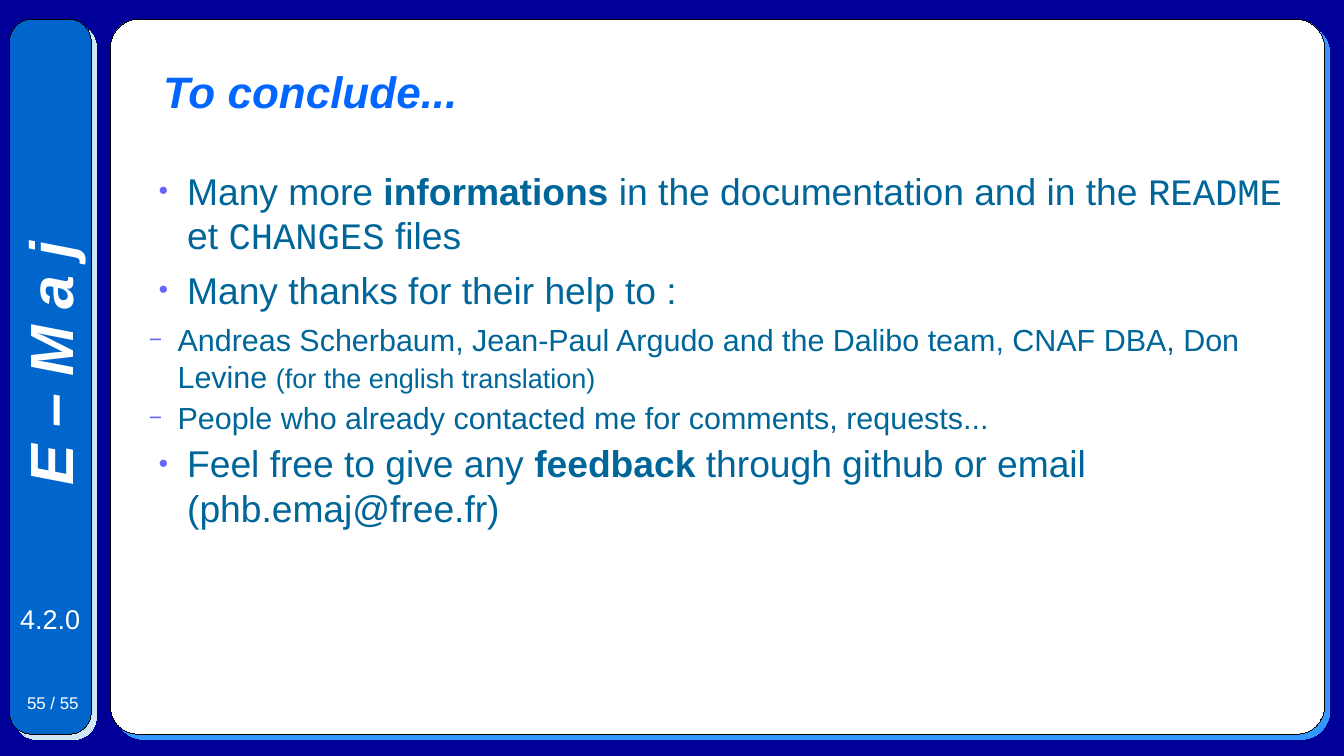
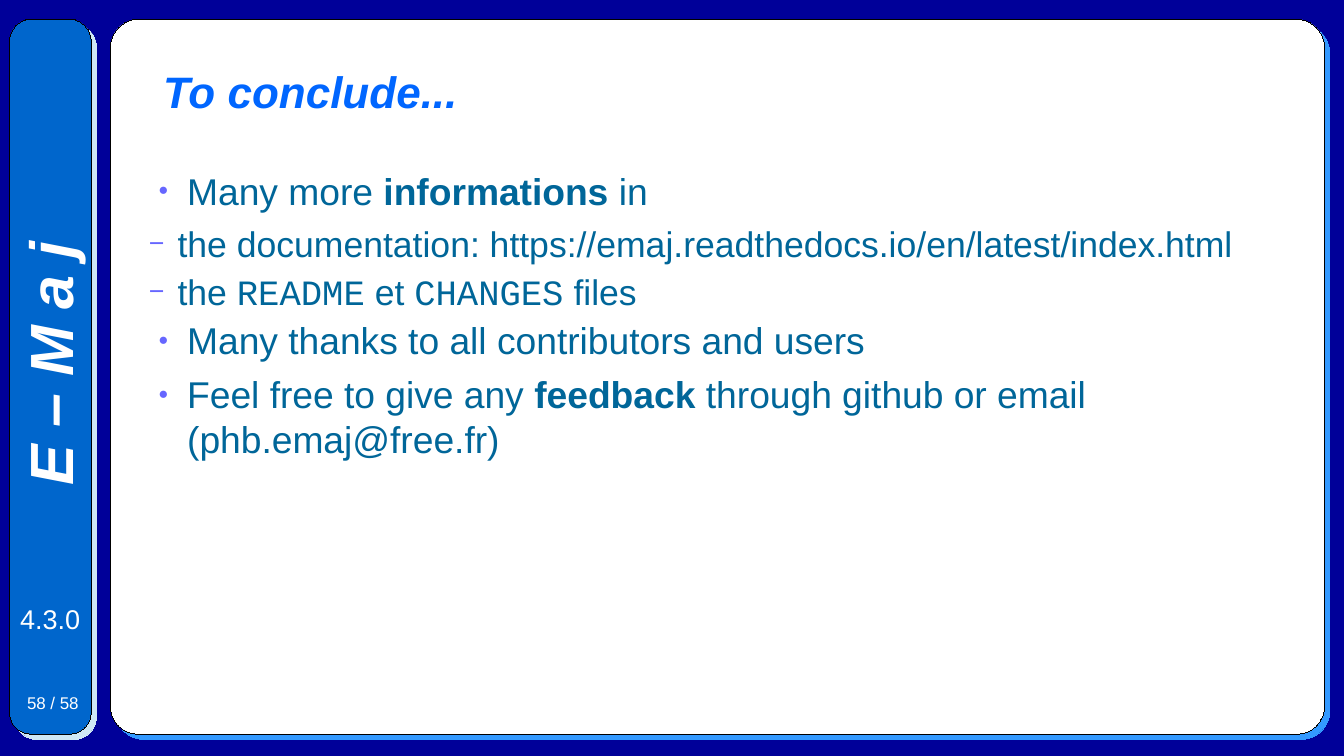
Before and after one commit to beaud76/emaj_doc, a slide deck: slide 58 of Emaj.devel_pres_en.odp (slide 55 before the commit). Drawn at 1344x756 pixels with LibreOffice and Linux fonts; fonts in the diff are those of the drawing. Boxes give left, top, right and bottom in pixels: in the first picture for what was removed or moved away, otherwise in the second. Text is boxed around its words. In the diff, an @@ line names an element or a change of style, - is before the commit and + after.

```diff
--- a/Emaj.devel_pres_en.odp
+++ b/Emaj.devel_pres_en.odp
@@ text at (178, 178, 1233, 362): text changed; size 18 to 21 pt @@
-● Many more informations in the documentation and in the README et CHANGES files
-● Many thanks for their help to :
-  − Andreas Scherbaum, Jean-Paul Argudo and the Dalibo team, CNAF DBA, Don Levine (for the english translation)
-  − People who already contacted me for comments, requests...
+● Many more informations in
+  − the documentation: https://emaj.readthedocs.io/en/latest/index.html
+  − the README et CHANGES files
+● Many thanks to all contributors and users
@@ text at (20, 610, 80, 630): text changed @@
-4.2.0
+4.3.0
@@ page number at (27, 697, 79, 709): text changed @@
-55 / 55
+58 / 58
```
Also in this commit, not shown: 52 other slides changed, 3 slides added, 7 other files.
